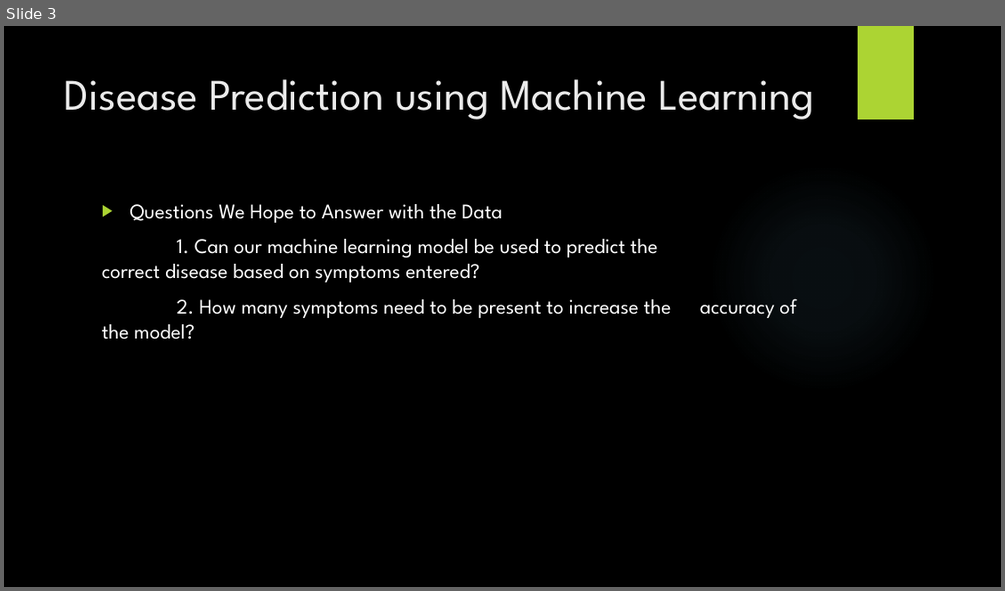
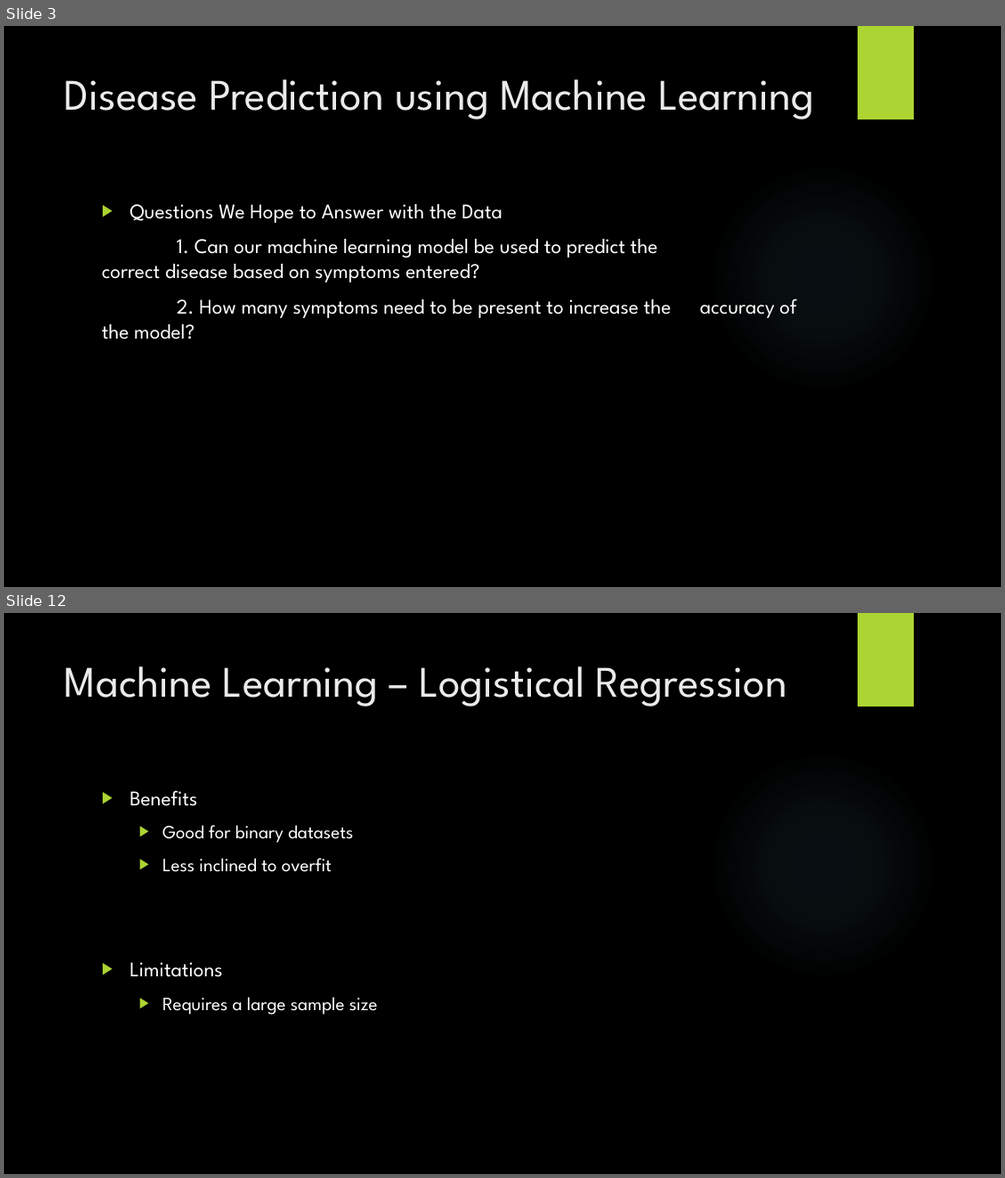
Before and after one commit to johnsetzer3/Disease_Prediction, a slide deck: Team_Code Blue Final Project.pptx. Shown one above the other, each under a label of ours: slide 3 before the commit, slides 3 and 12 after it; the slides between them are not shown. The pictures are 1005x591 and 1005x1178 pixels, drawn with LibreOffice and Linux fonts; fonts in the diff are those of the drawing; background and template pictures are left out. Boxes give left, top, right and bottom in pixels: in the first picture for what was removed or moved away, otherwise in the second. Text is boxed around its words. In the diff, an @@ line names an element or a change of style, - is before the commit and + after.

```diff
--- a/Team_Code Blue Final Project.pptx
+++ b/Team_Code Blue Final Project.pptx
@@ slide 12 added at <box>4,613,1001,1174</box>, background picture (left out); not listed: 2 template elements that a slide beside it also shows @@
@@ title added at <box>65,666,787,706</box>, 42 pt, text #EBEBEB @@
+Machine Learning – Logistical Regression
@@ text added at <box>129,790,378,1014</box>, 18 pt, text #FFFFFF @@
+▶ Benefits
+  ▶ Good for binary datasets
+  ▶ Less inclined to overfit
+▶ Limitations
+  ▶ Requires a large sample size
```
Also in this commit, not shown: 3 slides changed, 15 other slides added, 1 other file.
